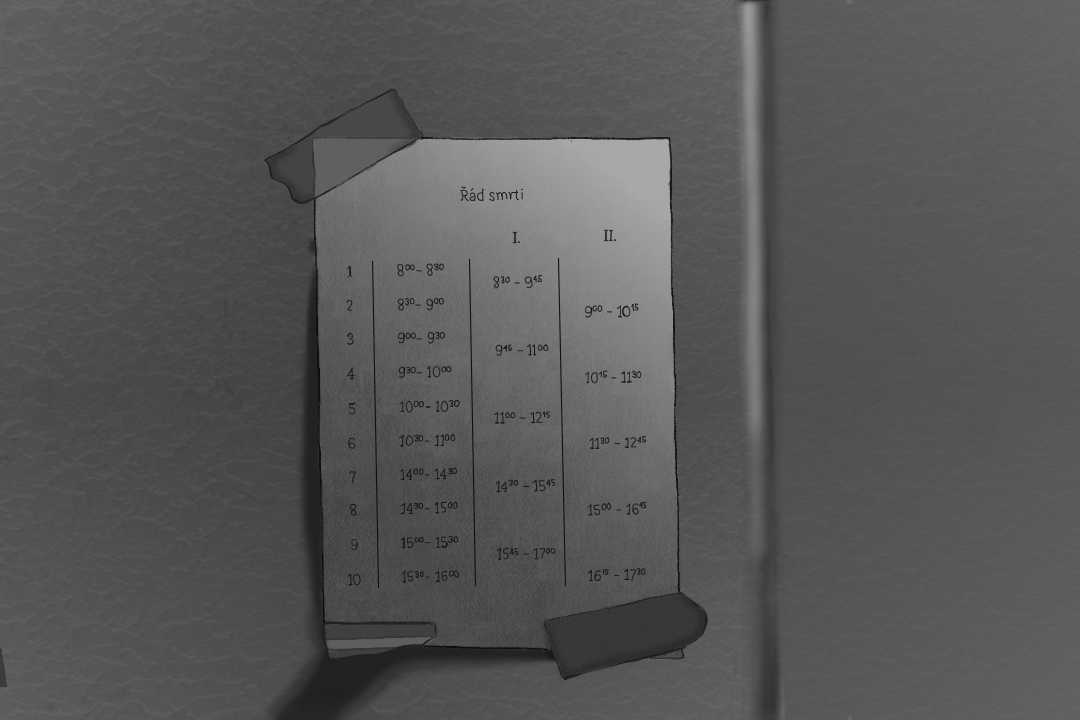
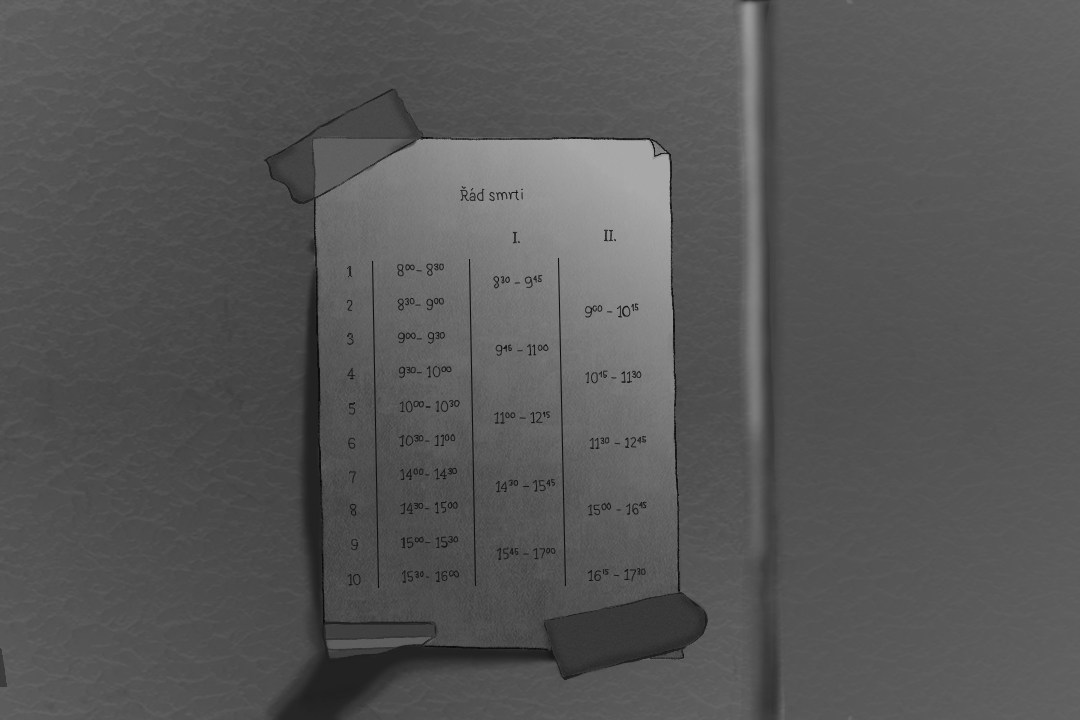
Revision of a layered (1080, 720) image; what changed, layer by layer:
renamed "T - páska" to "Textura", painted on it over (568, 137, 673, 200)
removed layer "T - papír" (was 40%) over (568, 137, 673, 200)
renamed "T- zeď" to "Zeď", opacity 50% → 100%, painted on it over (568, 137, 673, 200)
removed layer "Zeď - pozadí" over (568, 137, 673, 200)
